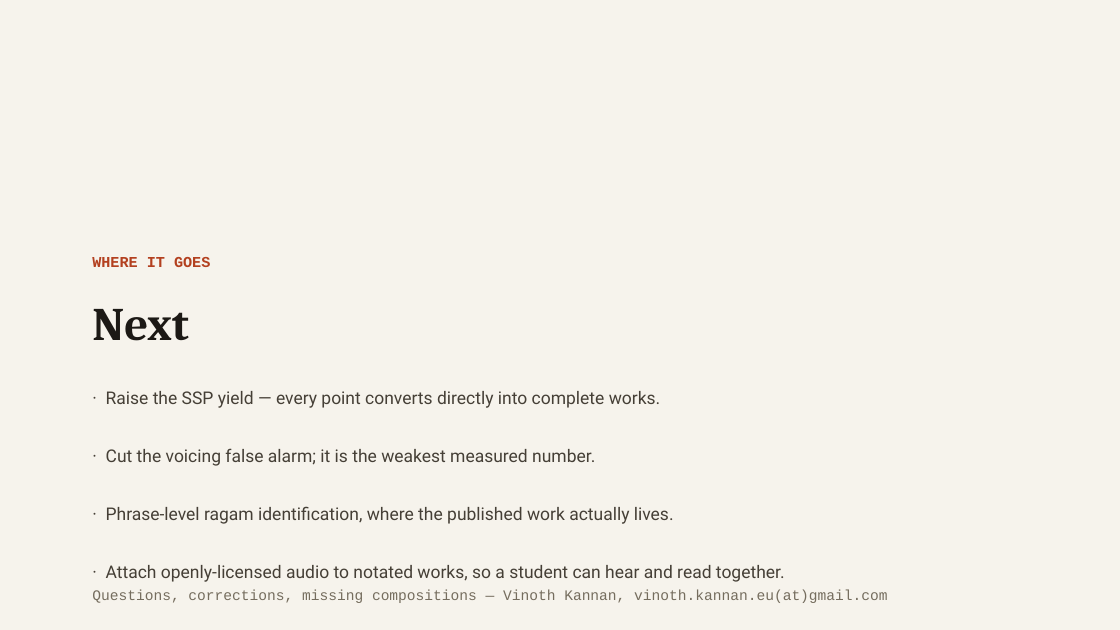
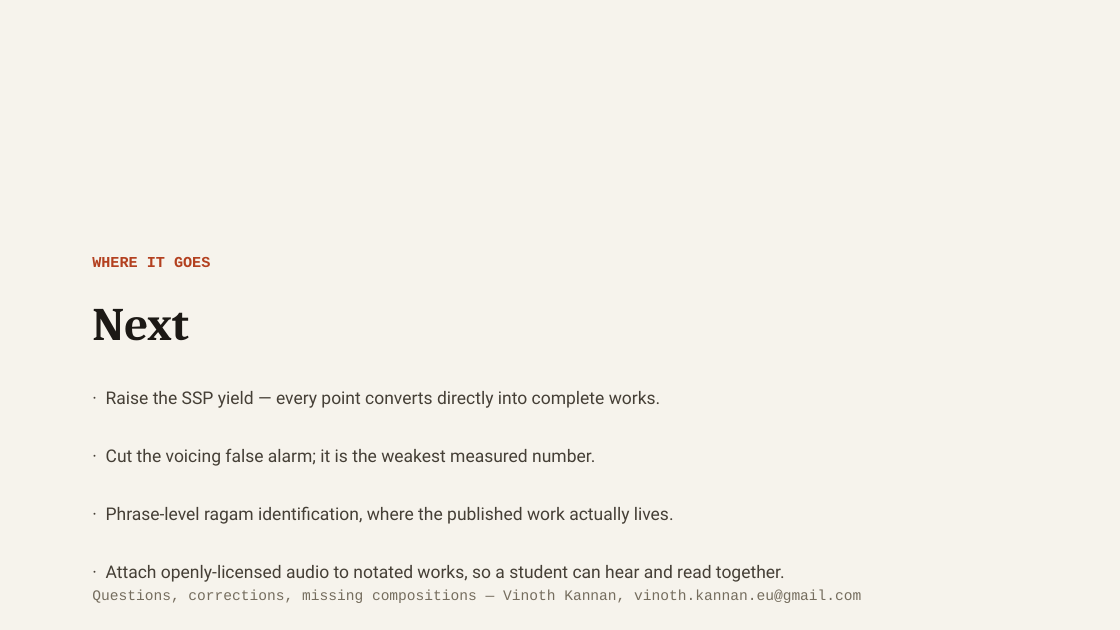
Before and after one commit to vinoth4v/sruthiscribe, a slide deck: slide 10 of SruthiScribe-pitch.pptx. Drawn at 1120x630 pixels with LibreOffice and Linux fonts; fonts in the diff are those of the drawing. Boxes give left, top, right and bottom in pixels: in the first picture for what was removed or moved away, otherwise in the second. Text is boxed around its words. In the diff, an @@ line names an element or a change of style, - is before the commit and + after.

```diff
--- a/SruthiScribe-pitch.pptx
+++ b/SruthiScribe-pitch.pptx
@@ text at [92,590,861,603]: text changed @@
-Questions, corrections, missing compositions — Vinoth Kannan, vinoth.kannan.eu(at)gmail.com
+Questions, corrections, missing compositions — Vinoth Kannan, vinoth.kannan.eu@gmail.com
```
Also in this commit, not shown: 1 other slide changed, 3 other files.
